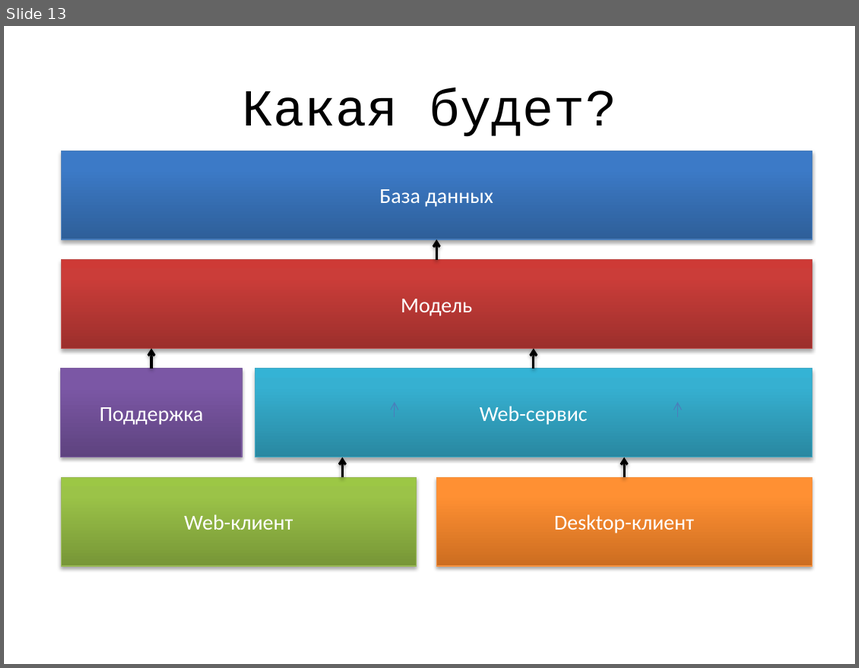
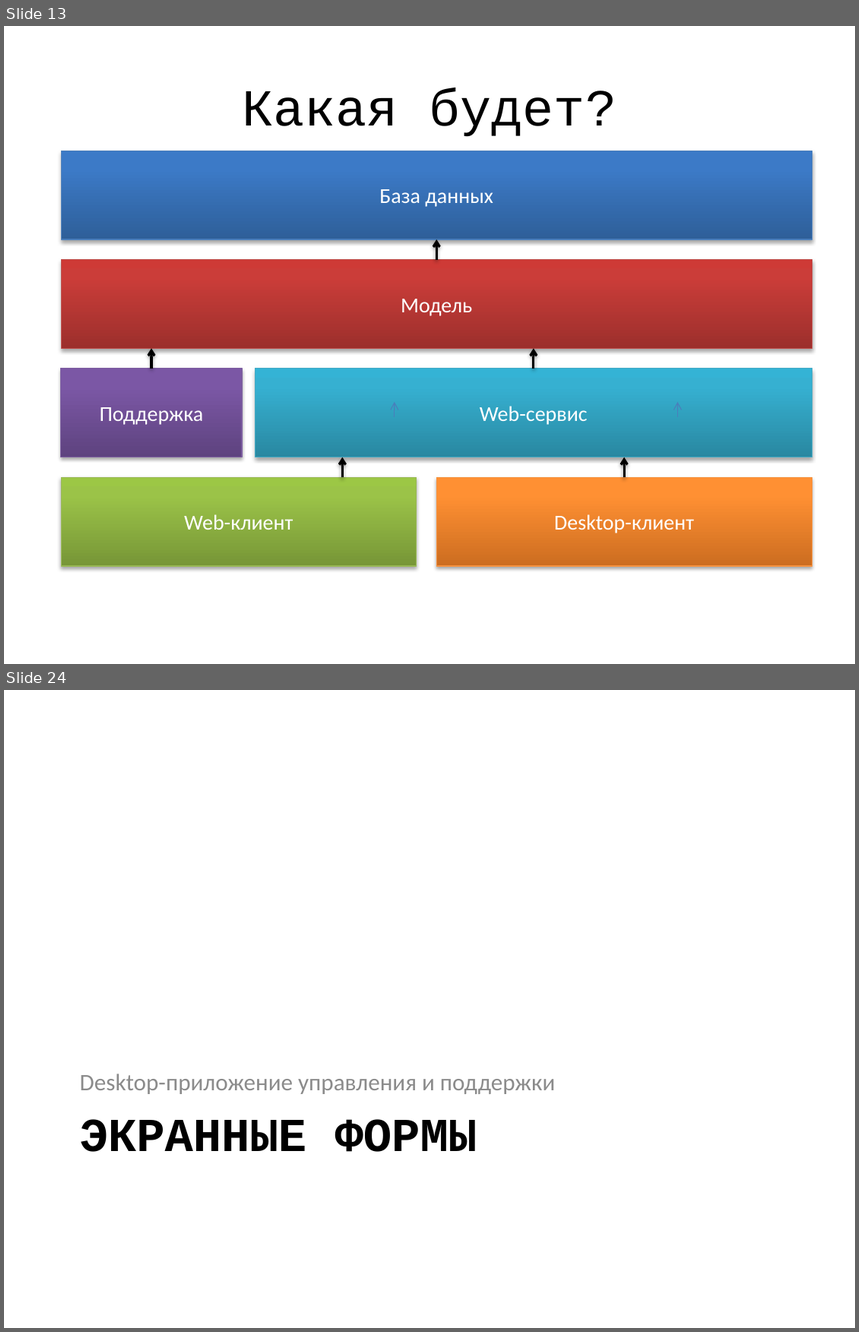
Before and after one commit to jpedraza/Health, a slide deck: Presentation/main.pptx. Shown one above the other, each under a label of ours: slide 13 before the commit, slides 13 and 24 after it; the slides between them are not shown. The pictures are 859x668 and 859x1332 pixels, drawn with LibreOffice and Linux fonts; fonts in the diff are those of the drawing. Boxes give left, top, right and bottom in pixels: in the first picture for what was removed or moved away, otherwise in the second. Text is boxed around its words. In the diff, an @@ line names an element or a change of style, - is before the commit and + after.

Commit message:
Добавлены экранные формы и схема БД.

```diff
--- a/Presentation/main.pptx
+++ b/Presentation/main.pptx
@@ slide 24 added at box(4, 690, 855, 1328), background #FFFFFF @@
@@ text added at box(80, 1074, 555, 1094), 20 pt, text #8C8C8C @@
+Desktop-приложение управления и поддержки
@@ title added at box(80, 1119, 477, 1152), 40 pt, text #000000, bold @@
+ЭКРАННЫЕ ФОРМЫ
```
Also in this commit, not shown: 13 other slides added, 1 slide removed, 1 other file.
